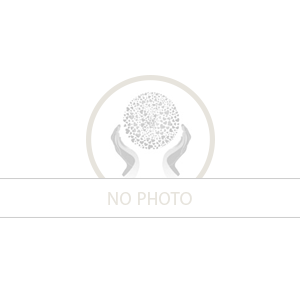
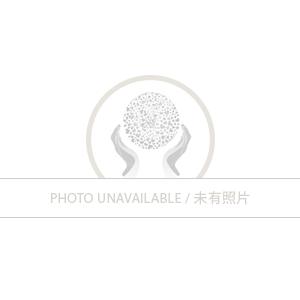
Two versions of the same layered image (300x300). Layer-by-layer changes:
renamed "NO PHOTO" to "PHOTO UNAVAILABLE / 未有照片", painted on it over [51, 191, 250, 205]
